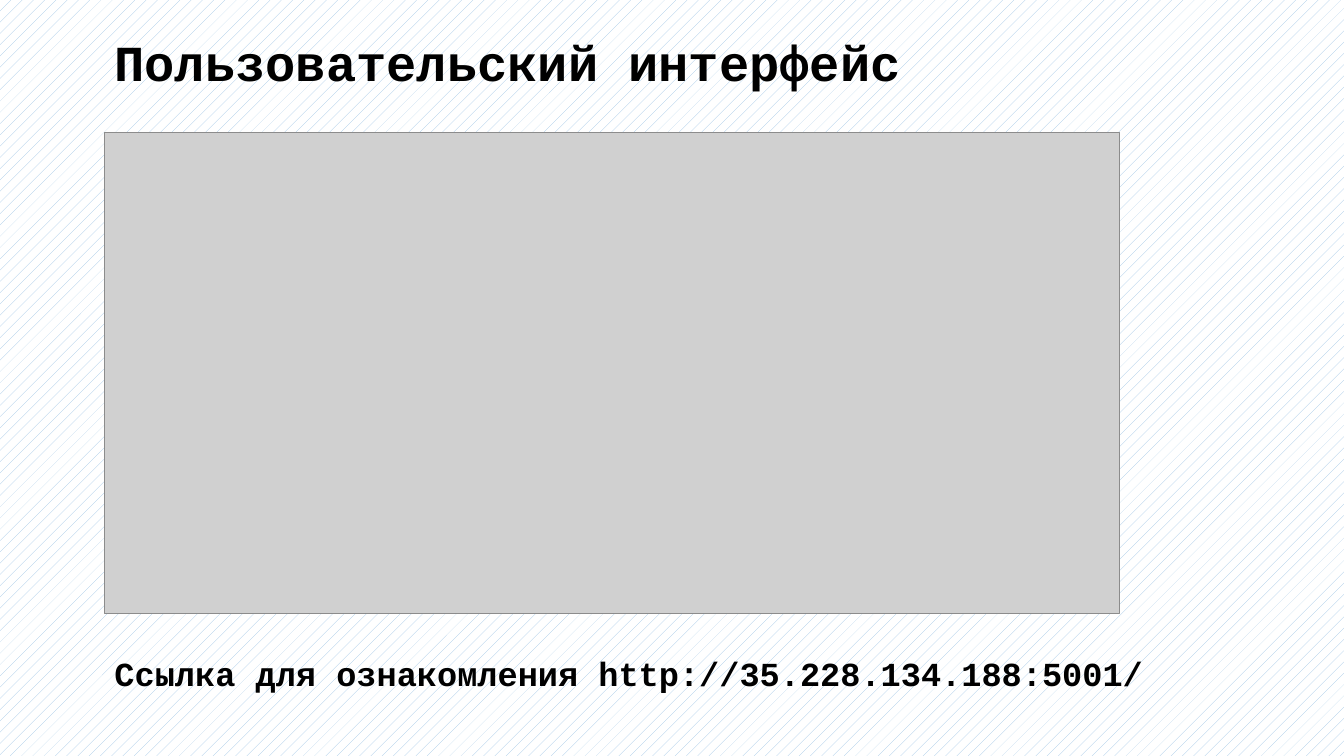
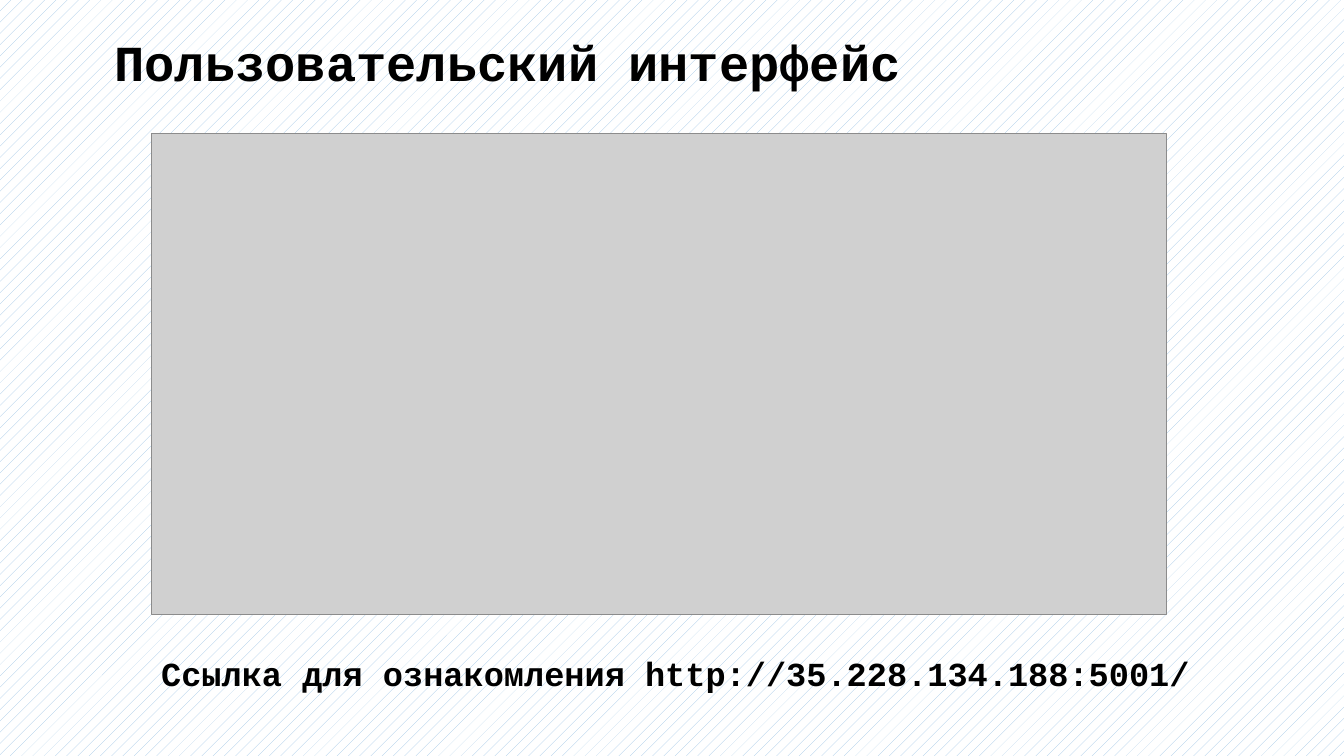
Before and after one commit to bobs4462/tachyon, a slide deck: slide 12 of docs/Презентация ВКР.pptx (slide 15 before the commit). Drawn at 1344x756 pixels with LibreOffice and Linux fonts; fonts in the diff are those of the drawing; grey boxes stand for pictures. Boxes give left, top, right and bottom in pixels: in the first picture for what was removed or moved away, otherwise in the second. Text is boxed around its words. In the diff, an @@ line names an element or a change of style, - is before the commit and + after.

```diff
--- a/docs/Презентация ВКР.pptx
+++ b/docs/Презентация ВКР.pptx
@@ picture: place and size @@
-picture at (105, 132, 1120, 613)
+picture at (151, 134, 1167, 615)
@@ text "Ссылка для ознакомления http://35.228.134.188:5001/": place and size @@
-text "Ссылка для ознакомления http://35.228.134.188:5001/" at (114, 662, 1143, 696)
+text "Ссылка для ознакомления http://35.228.134.188:5001/" at (161, 662, 1190, 696)
```
Also in this commit, not shown: 3 other slides changed, 1 slide added, 4 slides removed, 2 other files.
